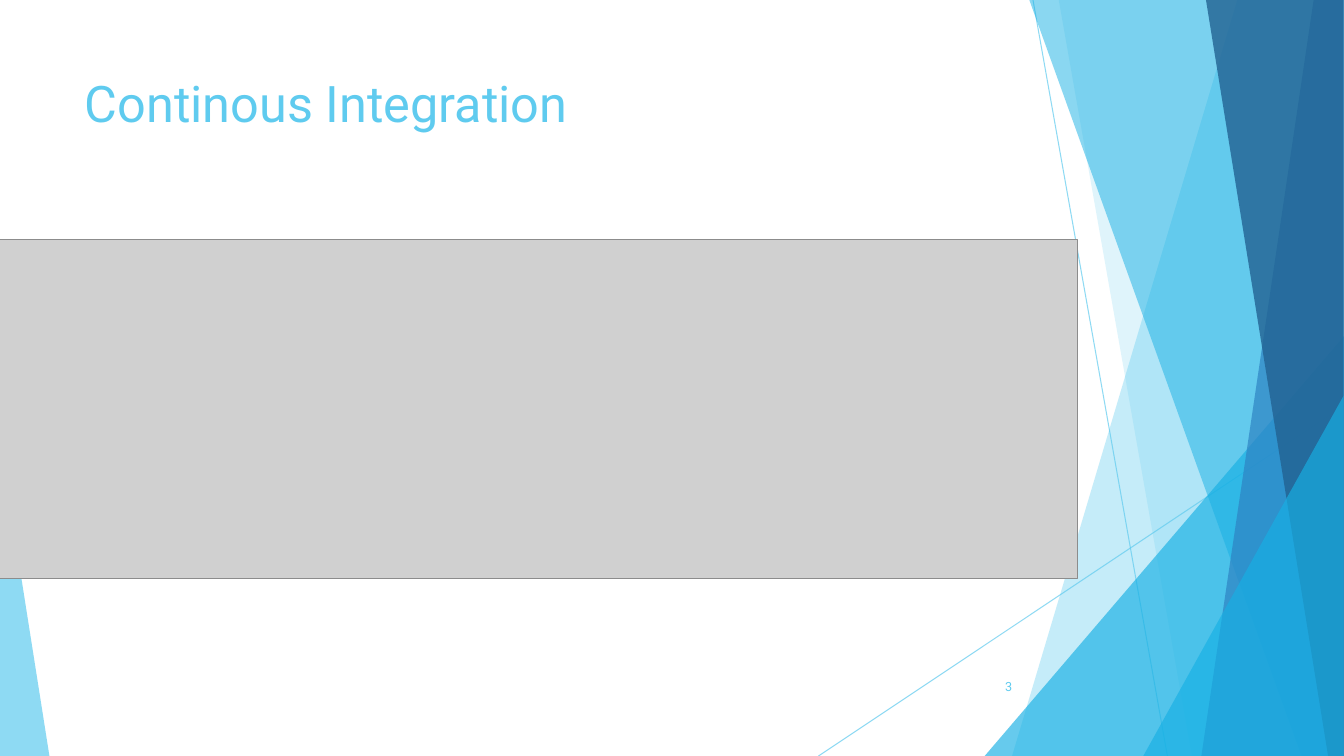
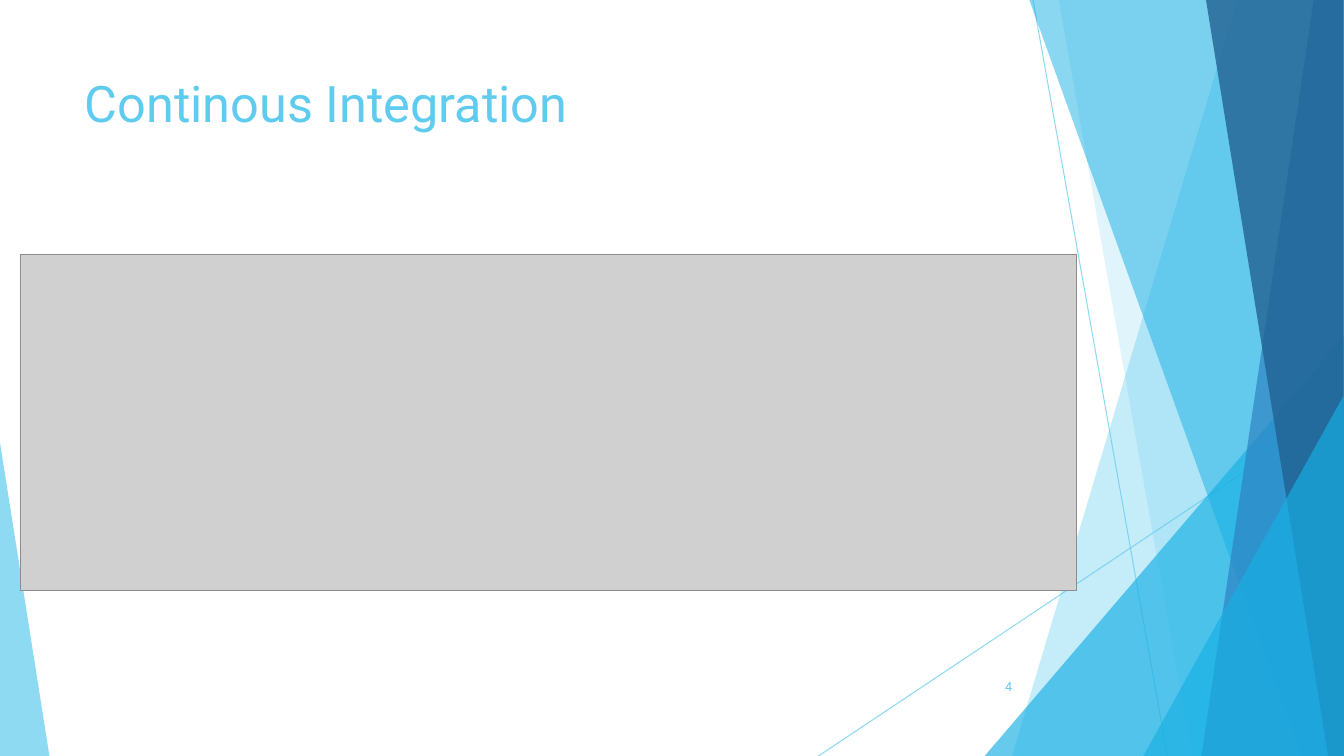
Before and after one commit to TheSlimvReal/PSE---LA-meets-ML, a slide deck: slide 4 of TestReport/Test_report_presentation.pptx (slide 3 before the commit). Drawn at 1344x756 pixels with LibreOffice and Linux fonts; fonts in the diff are those of the drawing; grey boxes stand for pictures. Boxes give left, top, right and bottom in pixels: in the first picture for what was removed or moved away, otherwise in the second. Text is boxed around its words. In the diff, an @@ line names an element or a change of style, - is before the commit and + after.

```diff
--- a/TestReport/Test_report_presentation.pptx
+++ b/TestReport/Test_report_presentation.pptx
@@ picture: place and size @@
-picture at bbox=[0, 239, 1078, 579]
+picture at bbox=[20, 255, 1076, 591]
@@ page number at bbox=[1005, 682, 1012, 691]: text changed @@
-3
+4
```
Also in this commit, not shown: 2 other slides changed, 3 slides added, 3 other files.
